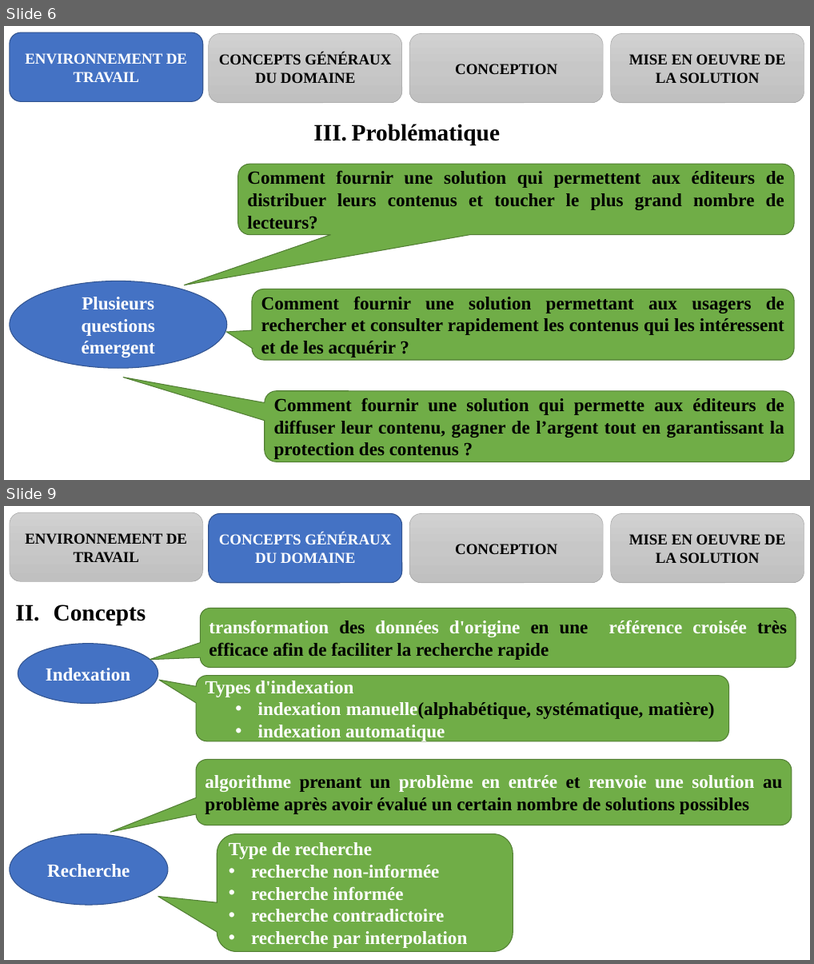
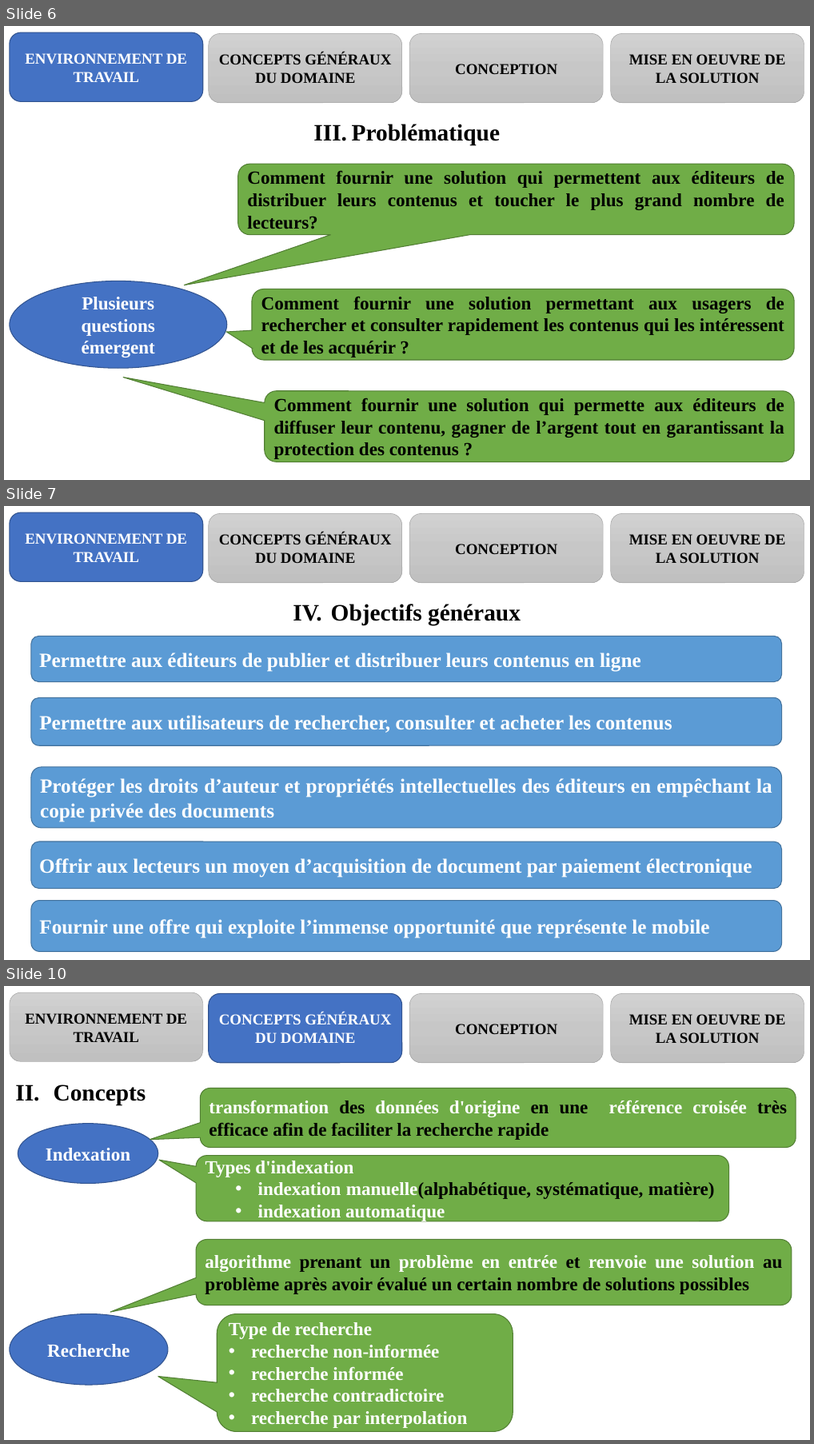
Before and after one commit to melaken/distdocs, a slide deck: Documents/theme/diapo.pptx. Shown one above the other, each under a label of ours: slides 6 and 9 before the commit, slides 6, 7 and 10 after it; the slides between them are not shown. The pictures are 814x964 and 814x1444 pixels, drawn with LibreOffice and Linux fonts; fonts in the diff are those of the drawing. Boxes give left, top, right and bottom in pixels: in the first picture for what was removed or moved away, otherwise in the second. Text is boxed around its words. In the diff, an @@ line names an element or a change of style, - is before the commit and + after.

```diff
--- a/Documents/theme/diapo.pptx
+++ b/Documents/theme/diapo.pptx
@@ slide 7 added at [4, 506, 810, 960], background #FFFFFF @@
@@ rounded rectangle added at [10, 512, 203, 582], fill #4472C4, outline #325491 1 pt, 18 pt, text #FFFFFF, bold @@
+ENVIRONNEMENT DE TRAVAIL
@@ rounded rectangle added at [209, 513, 402, 582], fill gradient #D2D2D2 to #C8C8C8 to #C0C0C0, outline #A5A5A5 0.5 pt, 18 pt, text #000000, bold @@
+CONCEPTS GÉNÉRAUX DU DOMAINE
@@ rounded rectangle added at [410, 513, 603, 582], fill gradient #D2D2D2 to #C8C8C8 to #C0C0C0, outline #A5A5A5 0.5 pt, 18 pt, text #000000, bold @@
+CONCEPTION
@@ rounded rectangle added at [611, 513, 805, 582], fill gradient #D2D2D2 to #C8C8C8 to #C0C0C0, outline #A5A5A5 0.5 pt, 18 pt, text #000000, bold @@
+MISE EN OEUVRE DE LA SOLUTION
@@ text added at [331, 604, 521, 626], 28 pt, text #000000, bold @@
+IV. Objectifs généraux
@@ rounded rectangle added at [31, 636, 782, 682], fill #5B9BD5, outline #43739E 1 pt, 24 pt, text #FFFFFF, bold @@
+Permettre aux éditeurs de publier et distribuer leurs contenus en ligne
@@ rounded rectangle added at [31, 698, 782, 745], fill #5B9BD5, outline #43739E 1 pt, 24 pt, text #FFFFFF, bold @@
+Permettre aux utilisateurs de rechercher, consulter et acheter les contenus
@@ rounded rectangle added at [31, 767, 782, 828], fill #5B9BD5, outline #43739E 1 pt, 24 pt, text #FFFFFF, bold @@
+Protéger les droits d’auteur et propriétés intellectuelles des éditeurs en empêchant la copie privée des documents
@@ rounded rectangle added at [31, 841, 782, 888], fill #5B9BD5, outline #43739E 1 pt, 24 pt, text #FFFFFF, bold @@
+Offrir aux lecteurs un moyen d’acquisition de document par paiement électronique
@@ rounded rectangle added at [31, 900, 782, 952], fill #5B9BD5, outline #43739E 1 pt, 24 pt, text #FFFFFF, bold @@
+Fournir une offre qui exploite l’immense opportunité que représente le mobile
@@ what was slide 9 is now slide 10 @@
```
Also in this commit, not shown: 3 slides changed, 3 other files.
